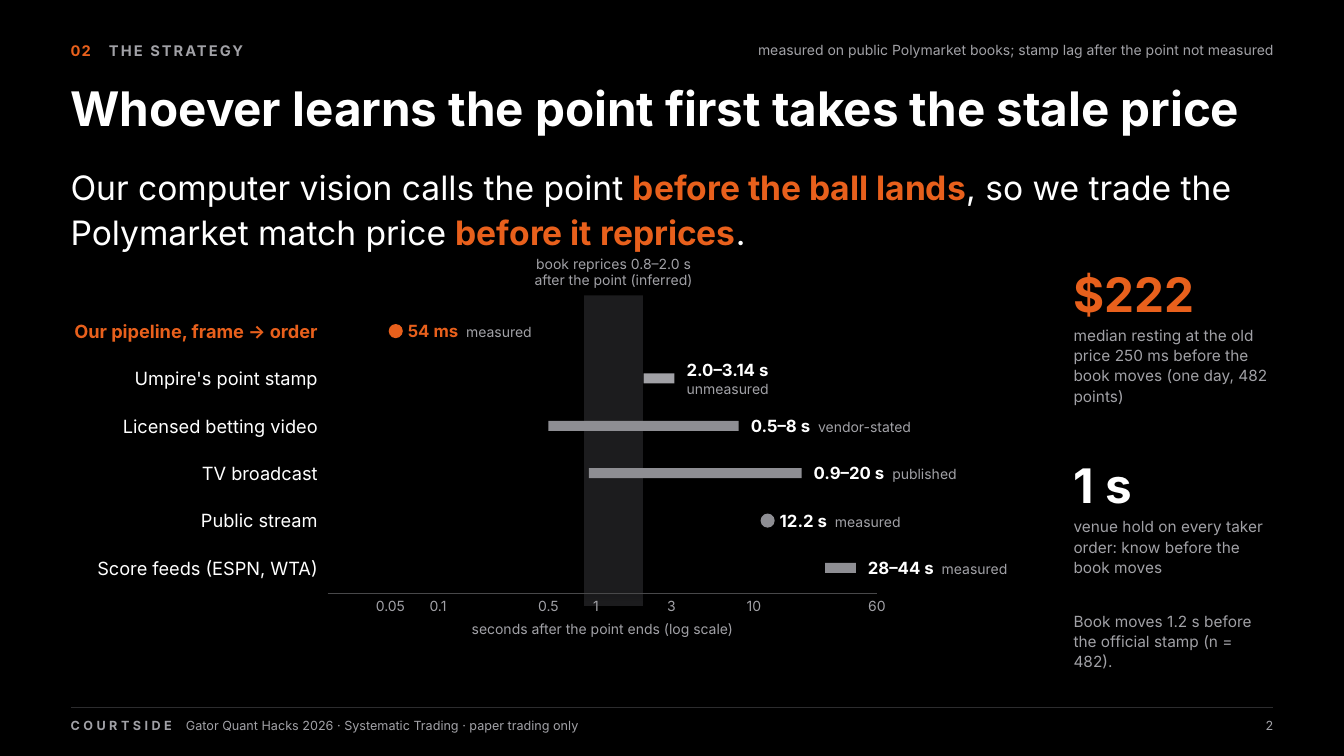
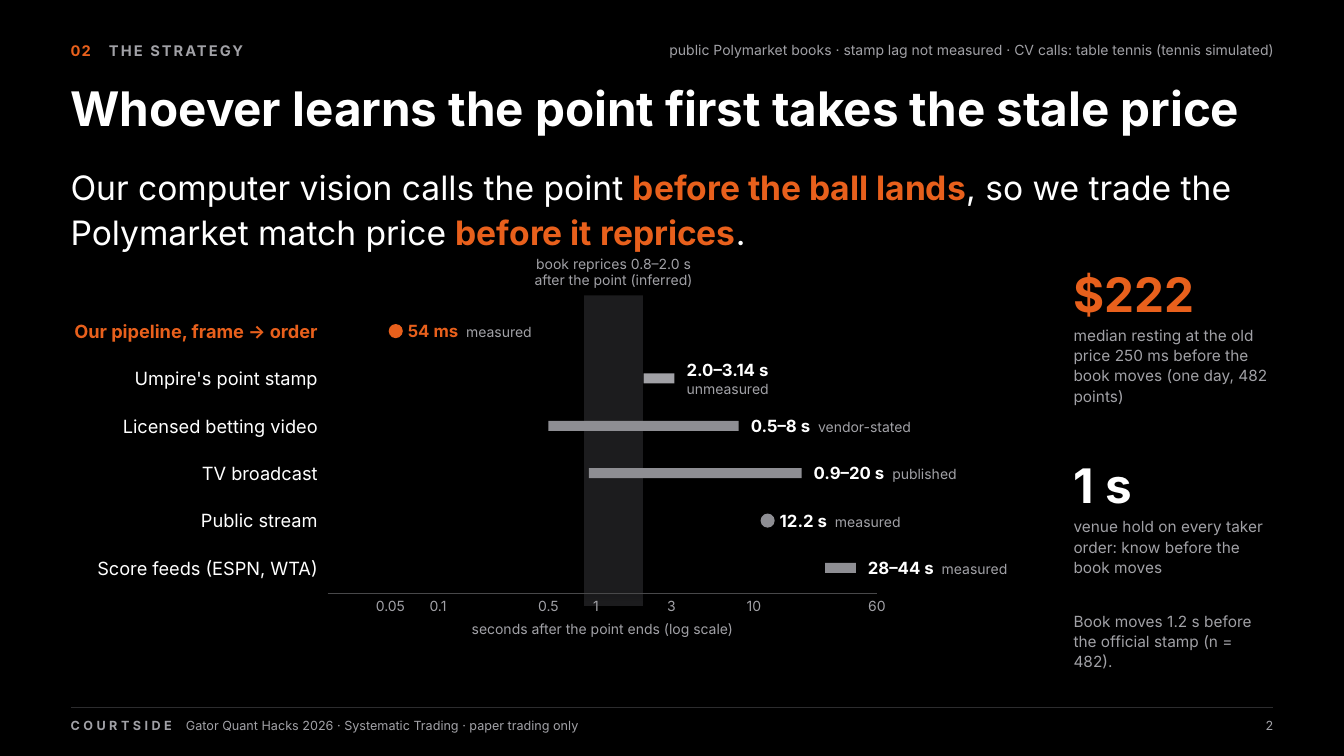
Before and after one commit to OjasMishra32/computervisionpredictivetabletennismoneymachineouuushiii, a slide deck: slide 2 of docs/deck/courtside.pptx. Drawn at 1344x756 pixels with LibreOffice and Linux fonts; fonts in the diff are those of the drawing. Boxes give left, top, right and bottom in pixels: in the first picture for what was removed or moved away, otherwise in the second. Text is boxed around its words. In the diff, an @@ line names an element or a change of style, - is before the commit and + after.

```diff
--- a/docs/deck/courtside.pptx
+++ b/docs/deck/courtside.pptx
@@ text at [669,44,1274,58]: text changed @@
-measured on public Polymarket books; stamp lag after the point not measured
+public Polymarket books · stamp lag not measured · CV calls: table tennis (tennis simulated)
```
Also in this commit, not shown: 13 other slides changed, 41 other files.
